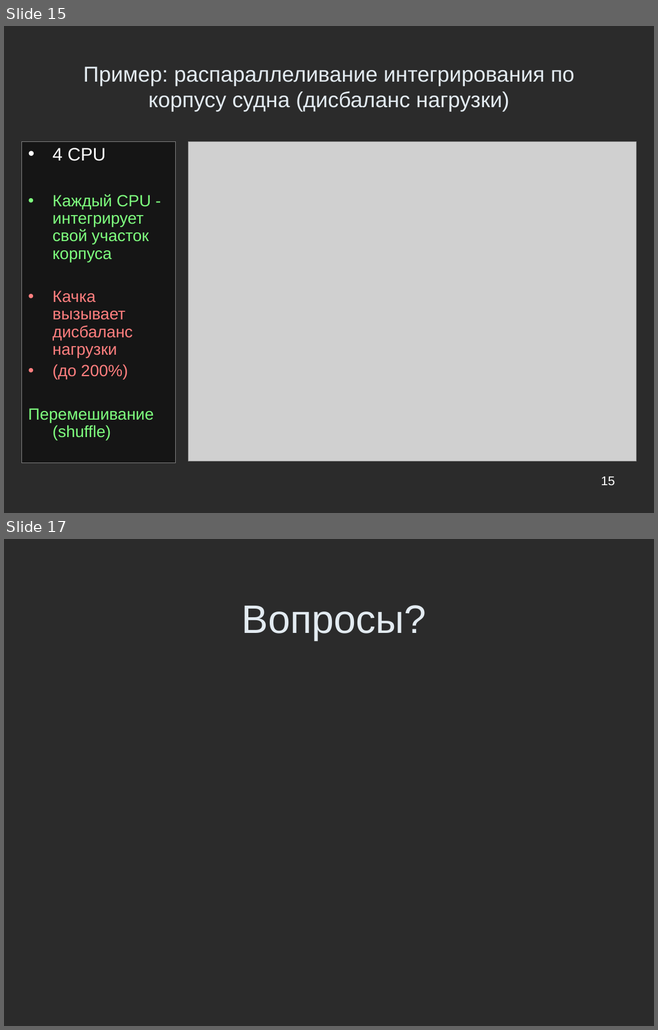
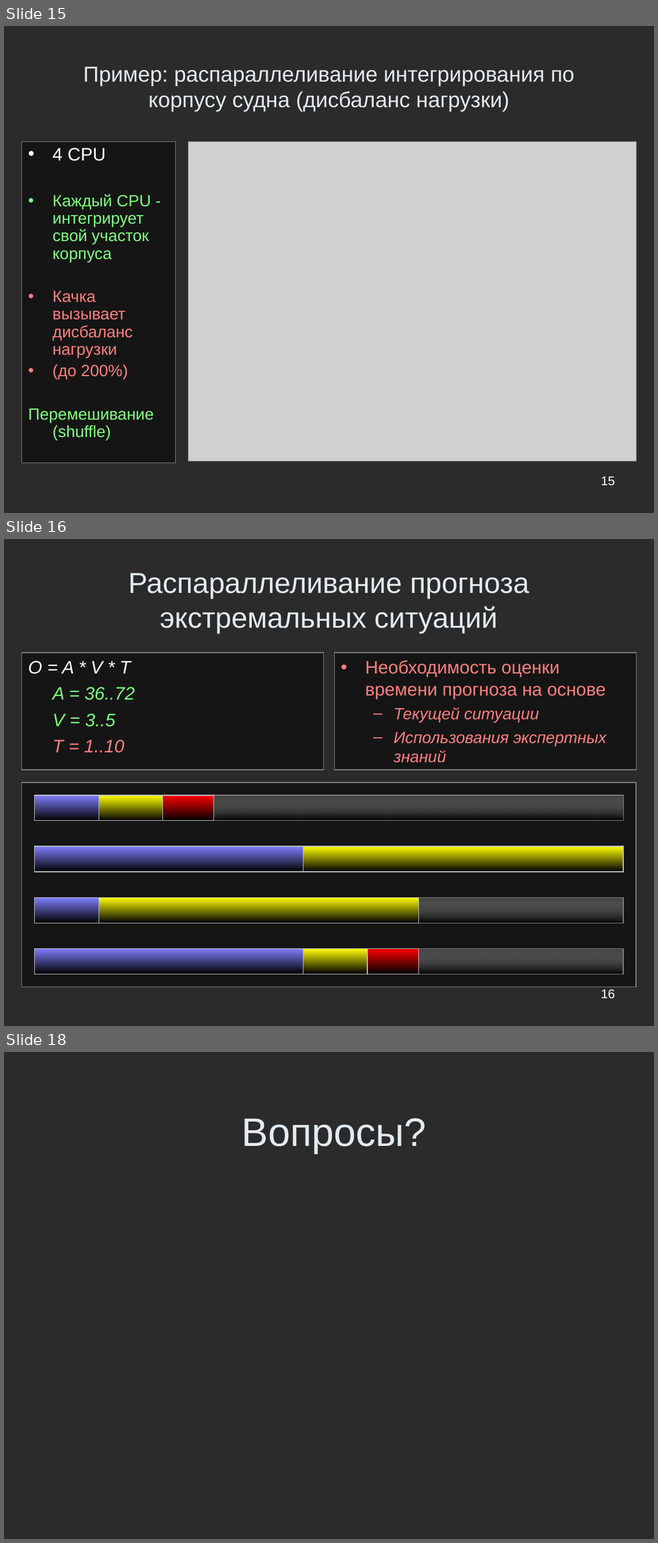
Before and after one commit to Jacobi20/nano-vis, a slide deck: ship_sim/docs/conf_hpc2010/hpc2010_navy_2.ppt. Shown one above the other, each under a label of ours: slides 15 and 17 before the commit, slides 15, 16 and 18 after it; the slides between them are not shown. The pictures are 658x1030 and 658x1543 pixels, drawn with LibreOffice and Linux fonts; fonts in the diff are those of the drawing; grey boxes stand for pictures; background and template pictures are left out; a plain dark background stands for a picture behind light text. Boxes give left, top, right and bottom in pixels: in the first picture for what was removed or moved away, otherwise in the second. Text is boxed around its words. In the diff, an @@ line names an element or a change of style, - is before the commit and + after.

```diff
--- a/ship_sim/docs/conf_hpc2010/hpc2010_navy_2.ppt
+++ b/ship_sim/docs/conf_hpc2010/hpc2010_navy_2.ppt
@@ slide 16 added at (x1=4, y1=539, x2=654, y2=1026), background picture (left out) @@
@@ title added at (x1=128, y1=573, x2=529, y2=634), 32 pt, text #E3EBF1 @@
+Распараллеливание прогноза экстремальных ситуаций
@@ text added at (x1=21, y1=653, x2=323, y2=770), fill #000000 at 50% opacity, outline #808080 0.74 pt, 20 pt, text #7FFF7F, italic @@
+O = A * V * T
+A = 36..72
+V = 3..5
+T = 1..10
@@ text added at (x1=334, y1=653, x2=636, y2=770), fill #000000 at 50% opacity, outline #808080 0.74 pt, 18 pt, text #FF7F7F, italic @@
+• Необходимость оценки времени прогноза на основе
+  – Текущей ситуации
+  – Использования экспертных знаний
@@ rectangle added at (x1=21, y1=783, x2=636, y2=987), fill #000000 at 50% opacity, outline #808080 0.74 pt @@
@@ rectangle added at (x1=35, y1=795, x2=99, y2=821), fill gradient #7F7FFF to #000000, outline #C0C0C0 0.74 pt @@
@@ rectangle added at (x1=99, y1=795, x2=162, y2=821), fill gradient #FFFF00 to #000000, outline #C0C0C0 0.74 pt @@
@@ rectangle added at (x1=162, y1=795, x2=214, y2=821), fill gradient #FF0000 to #000000, outline #C0C0C0 0.74 pt @@
@@ rectangle added at (x1=214, y1=795, x2=623, y2=821), fill gradient #C0C0C0 to #000000, outline #808080 0.74 pt @@
@@ rectangle added at (x1=35, y1=846, x2=303, y2=871), fill gradient #7F7FFF to #000000, outline #C0C0C0 0.74 pt @@
@@ rectangle added at (x1=303, y1=846, x2=623, y2=871), fill gradient #FFFF00 to #000000, outline #C0C0C0 0.74 pt @@
@@ rectangle added at (x1=35, y1=897, x2=99, y2=923), fill gradient #7F7FFF to #000000, outline #C0C0C0 0.74 pt @@
@@ rectangle added at (x1=99, y1=897, x2=419, y2=923), fill gradient #FFFF00 to #000000, outline #C0C0C0 0.74 pt @@
@@ rectangle added at (x1=419, y1=897, x2=623, y2=923), fill gradient #C0C0C0 to #000000, outline #808080 0.74 pt @@
@@ rectangle added at (x1=35, y1=949, x2=303, y2=974), fill gradient #7F7FFF to #000000, outline #C0C0C0 0.74 pt @@
@@ rectangle added at (x1=303, y1=949, x2=367, y2=974), fill gradient #FFFF00 to #000000, outline #C0C0C0 0.74 pt @@
@@ rectangle added at (x1=367, y1=949, x2=419, y2=974), fill gradient #FF0000 to #000000, outline #C0C0C0 0.74 pt @@
@@ rectangle added at (x1=419, y1=949, x2=623, y2=974), fill gradient #C0C0C0 to #000000, outline #808080 0.74 pt @@
@@ page number added at (x1=601, y1=990, x2=615, y2=998), 14 pt, text #FFFFFF @@
+16
@@ what was slide 17 is now slide 18 @@
```
Also in this commit, not shown: 3 slides changed, 1 other slide added, 1 slide removed.
